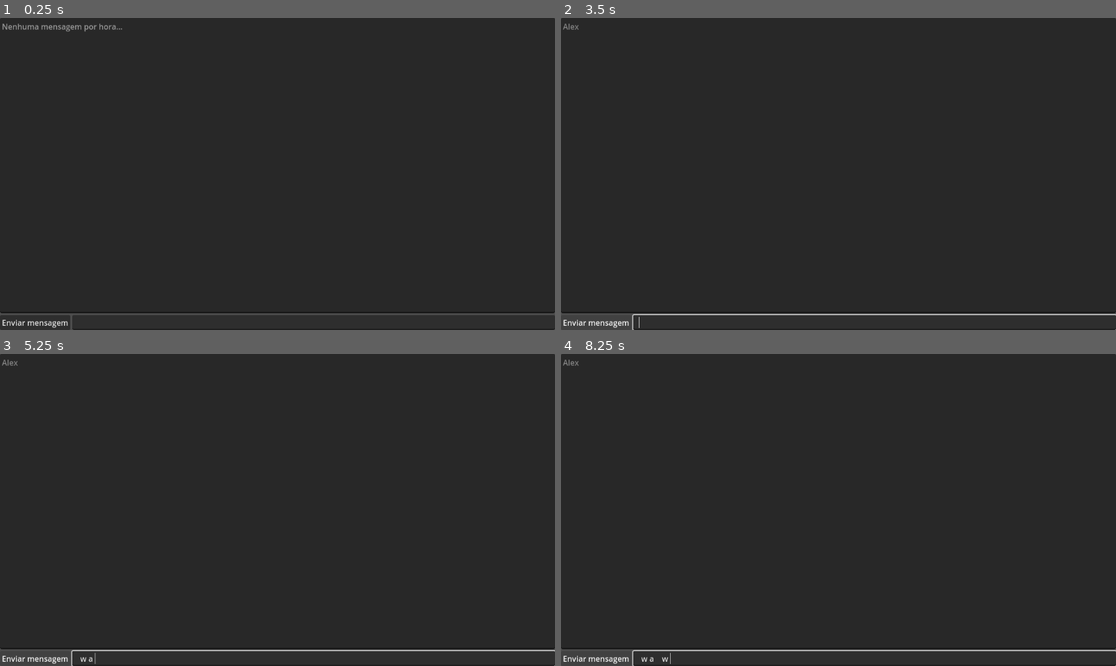
Above: before the commit, frames 1-4 (two rows, left to right).
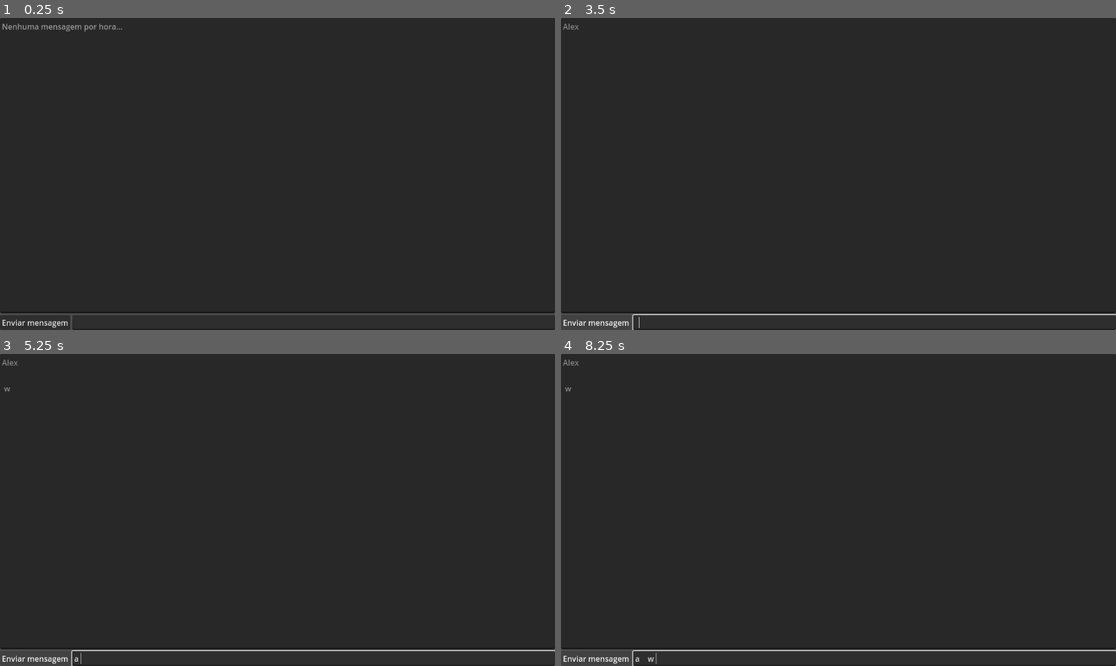
Above: after the commit, the same moments.

Repository: erneani/faroeste-papoco
Game: Godot game, scene res://scenes/ui/lobby/Lobby.tscn
Two runs of this game, one before a commit and one after it. Both use one fixed random seed, a clock stepped at 60 frames per second and the inputs below. This scene is started directly instead of the project's main scene.
Inputs (mouse positions are in pixels of both pictures, inside the frame that each line leads up to):
- Up to frame 1 (0.25 s): no input
- Up to frame 2 (3.5 s): click (877, 323) at 0.52 s; type "Alex" at 0.6 s; click "Enviar mensagem" at 1.25 s; tap Enter at 2 s; hold Right (right) 2.03-2.78 s; hold Space (main_action) 2.03-2.78 s; hold Down (down) from 2.78 s (still down); tap Space (main_action) at 2.85 s
- Up to frame 3 (5.25 s): tap Enter at 3.5, 5 s; release Down (down) at 3.53 s; hold Right (right) 3.53-4.28 s; hold Space (main_action) 3.53-4.28 s; hold W (up) 4.28-5.03 s; tap Space (main_action) at 4.35 s; hold A (left) from 5.03 s (still down); hold Space (main_action) from 5.03 s (still down)
- Up to frame 4 (8.25 s): release Space (main_action) at 5.78 s; tap Space (main_action) at 5.85, 7.35 s; release A (left) at 6.53 s; hold Down (down) 6.53-7.28 s; hold Space (main_action) 6.53-7.28 s; hold Right (right) 7.28-8.03 s; hold W (up) from 8.03 s (still down); hold Space (main_action) from 8.03 s (still down)

Frames 1-2 are identical in both runs. In frame 3, less than 0.1% of the frame differs, in the area x 0-18%, y 10-100%; in frame 4, less than 0.1%, in the area x 0-20%, y 10-100%.

Commit message:
feat: use ENTER to send messages from text input

Diff:
--- a/engine/scenes/ui/chat/Chat.gd
+++ b/engine/scenes/ui/chat/Chat.gd
@@ -10,7 +10,10 @@
 	multiplayer.multiplayer_peer = peer
 
 func _on_send_button_pressed():
-	rpc("msg_rpc", $HBoxContainer/TextInput.text)
+	send_message()
+
+func _on_text_input_text_submitted(new_text):
+	send_message()
 
 @rpc ("any_peer", "call_local")
 func msg_rpc(message):
@@ -21,3 +24,6 @@
 # Helper functions
 func clear_text_input():
 	$HBoxContainer/TextInput.text = ''
+
+func send_message():
+	rpc("msg_rpc", $HBoxContainer/TextInput.text)
--- a/engine/scenes/ui/chat/Chat.tscn
+++ b/engine/scenes/ui/chat/Chat.tscn
@@ -32,3 +32,4 @@
 [connection signal="ready" from="." to="." method="_on_ready"]
 [connection signal="tree_entered" from="." to="." method="_on_tree_entered"]
 [connection signal="pressed" from="HBoxContainer/SendButton" to="." method="_on_send_button_pressed"]
+[connection signal="text_submitted" from="HBoxContainer/TextInput" to="." method="_on_text_input_text_submitted"]
